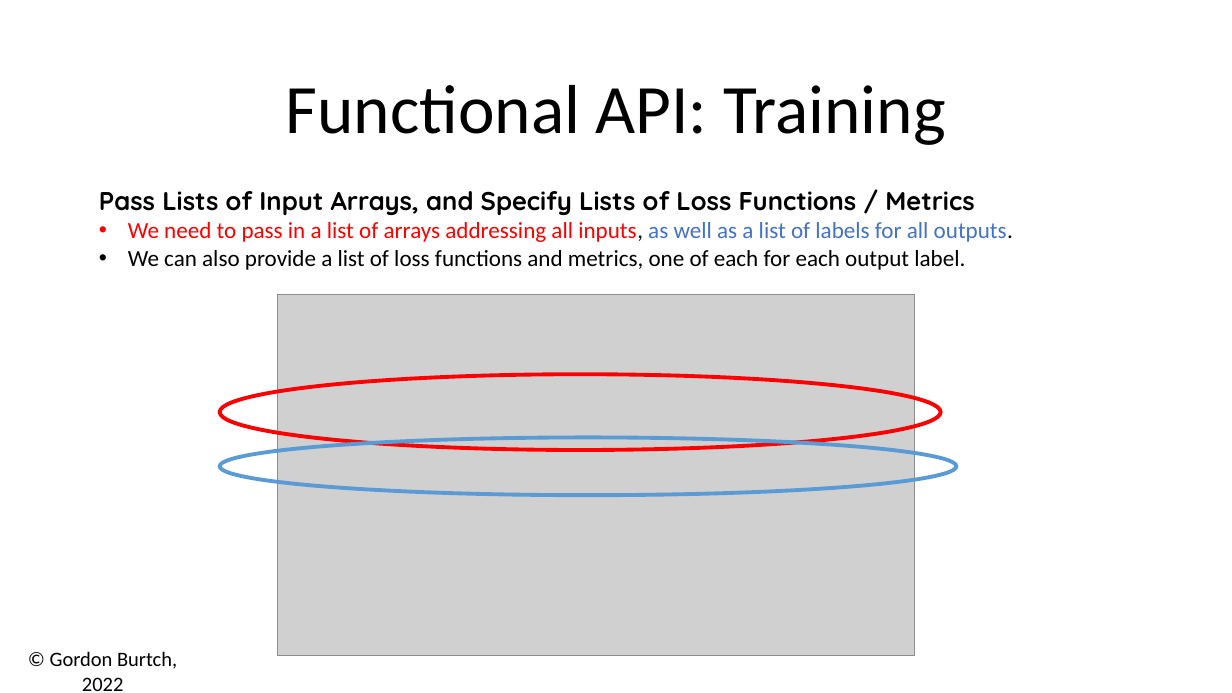
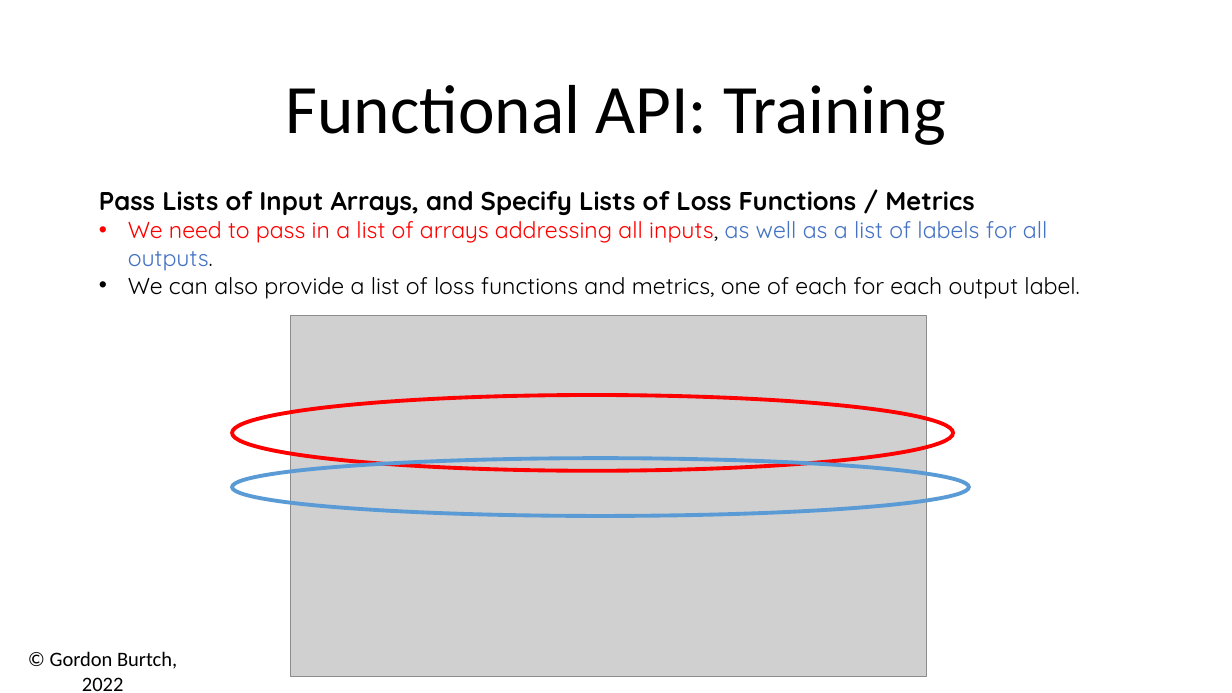
Before and after one commit to gburtch/NYU---ModernAI, a slide deck: slide 10 of Session 4-5/04 - 1 - FunctionalAPI.pptx. Drawn at 1232x693 pixels with LibreOffice and Linux fonts; fonts in the diff are those of the drawing; grey boxes stand for pictures. Boxes give left, top, right and bottom in pixels: in the first picture for what was removed or moved away, otherwise in the second. Text is boxed around its words. In the diff, an @@ line names an element or a change of style, - is before the commit and + after.

```diff
--- a/Session 4-5/04 - 1 - FunctionalAPI.pptx
+++ b/Session 4-5/04 - 1 - FunctionalAPI.pptx
@@ text at (x1=128, y1=214, x2=1079, y2=299): font Calibri to Quicksand in "We need to pass in a list ...", "We can also provide a list of ..." @@
@@ 2 ellipses, 1 picture moved together from (x1=220, y1=295, x2=957, y2=655) to (x1=232, y1=316, x2=969, y2=677) @@
```
Also in this commit, not shown: 9 other slides changed, 1 slide removed, 26 other files.
